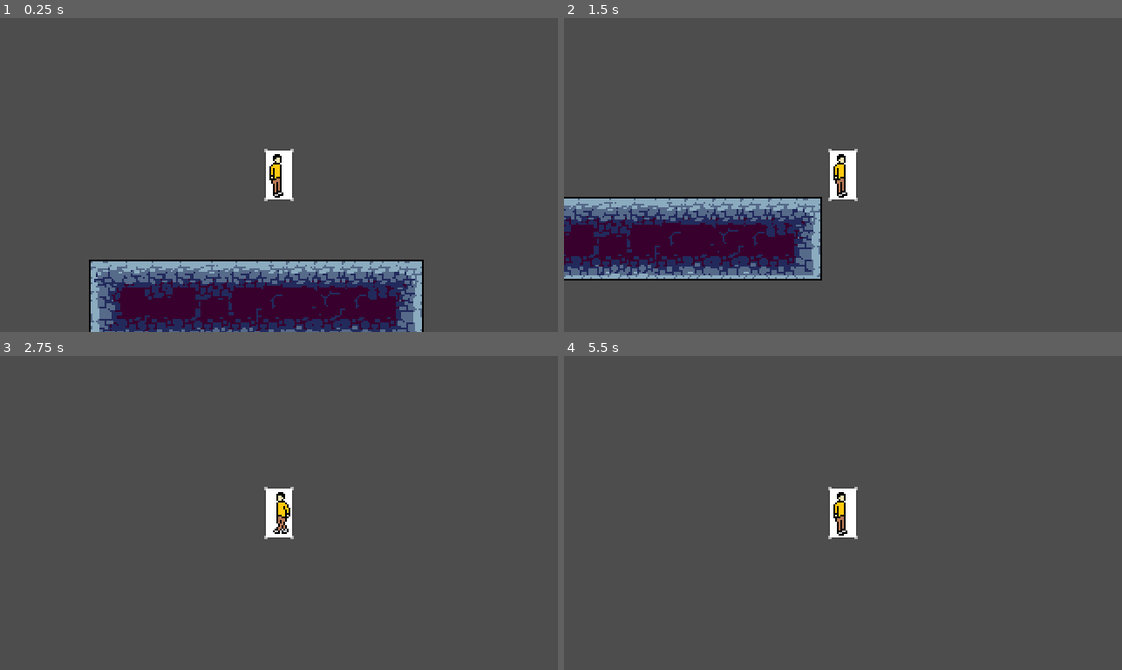
Above: before the commit, frames 1-4 (two rows, left to right).
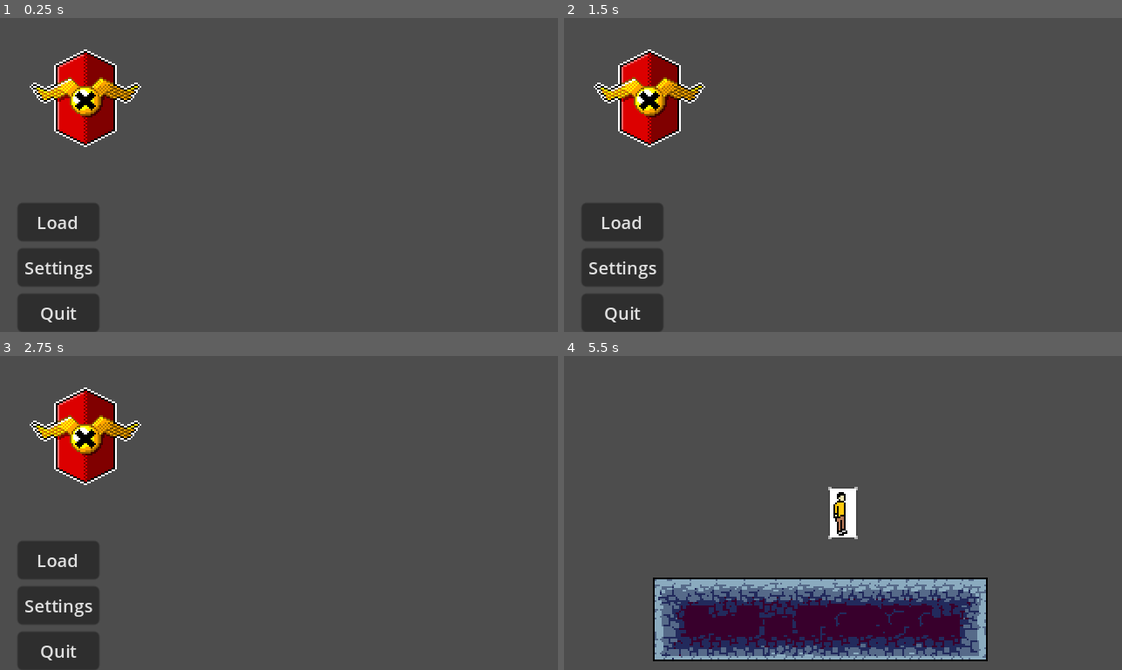
Above: after the commit, the same moments.

Repository: ktotam1/talos-the-reckoning
Game: Godot game, scene res://Scenes/main_menu.tscn
Same seed, same stepped clock (60 frames per second), same inputs: the game is played once before the commit and once after it. Before the commit the project starts from res://Scenes/Levels/level_1.tscn.
Inputs (mouse positions are in pixels of both pictures, inside the frame that each line leads up to):
- Up to frame 1 (0.25 s): no input
- Up to frame 2 (1.5 s): tap Enter (ui_accept) at 0.5, 0.77 s; hold Right (ui_right) from 0.53 s (still down)
- Up to frame 3 (2.75 s): tap Enter (ui_accept) at 1.52 s; release Right (ui_right) at 2.03 s; hold Left (ui_left) from 2.03 s (still down)
- Up to frame 4 (5.5 s): release Left (ui_left) at 2.78 s; hold Right (ui_right) 2.78-4.25 s; tap Enter (ui_accept) at 3.02, 3.77 s; click (619, 560) at 4.25 s, where only the run after the commit has a clickable "Load"; click (843, 453) at 5 s, where only the run after the commit has a clickable "+ New Game"

The runs differ from the first frame. In frame 1, 22% of the frame differs, in the area x 3-76%, y 10-100%; in frame 2, 18%; in frame 3, 8.9%; in frame 4, 16%.

Commit message:
merge successful, test level switch

Diff:
--- a/Scenes/main_menu.gd
+++ b/Scenes/main_menu.gd
@@ -57,7 +57,7 @@
 	return ret
 
 func _create_new_game():
-	pass
+	get_tree().change_scene_to_file("res://Scenes/Levels/level_1.tscn")
 
 func _load_and_start_game(save_path:String):
 	pass
--- a/project.godot
+++ b/project.godot
@@ -11,7 +11,7 @@
 [application]
 
 config/name="The Reckoning"
-run/main_scene="res://Scenes/Levels/level_1.tscn"
+run/main_scene="res://Scenes/main_menu.tscn"
 config/features=PackedStringArray("4.1", "Forward Plus")
 config/icon="res://icon.svg"
 
